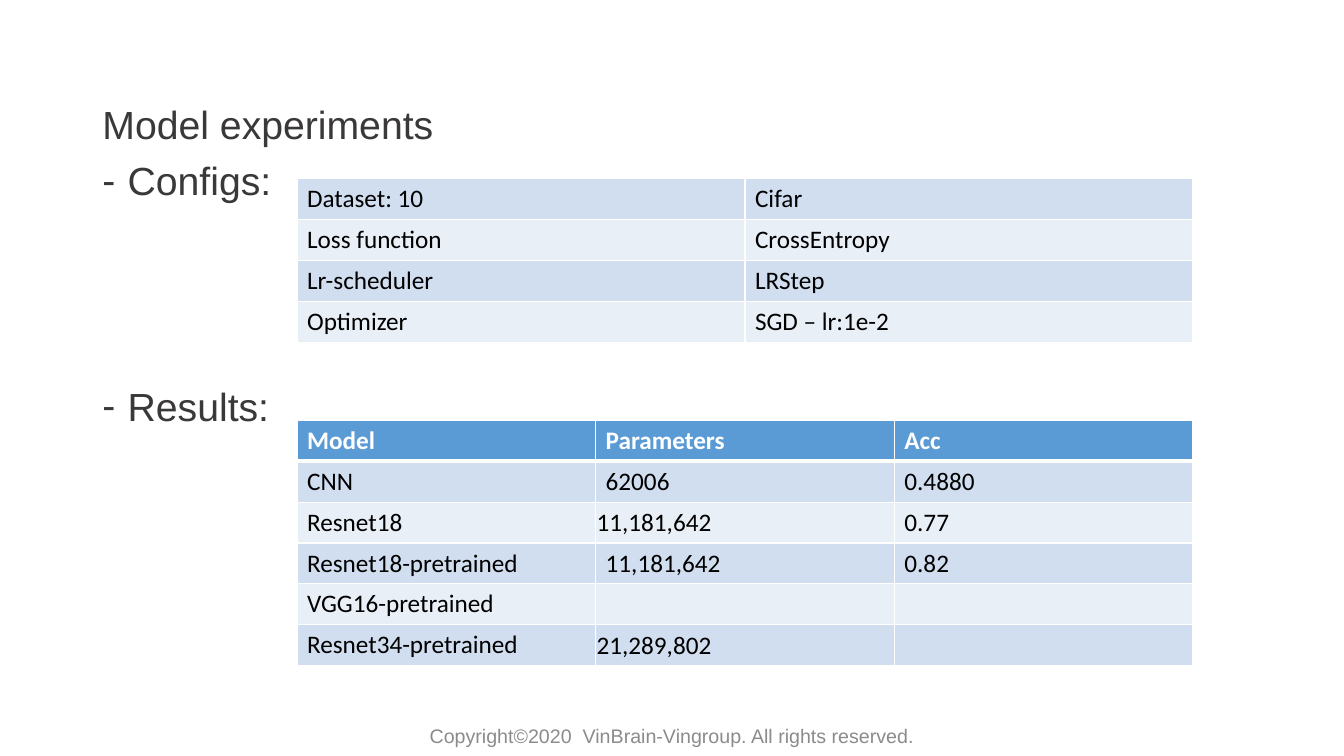
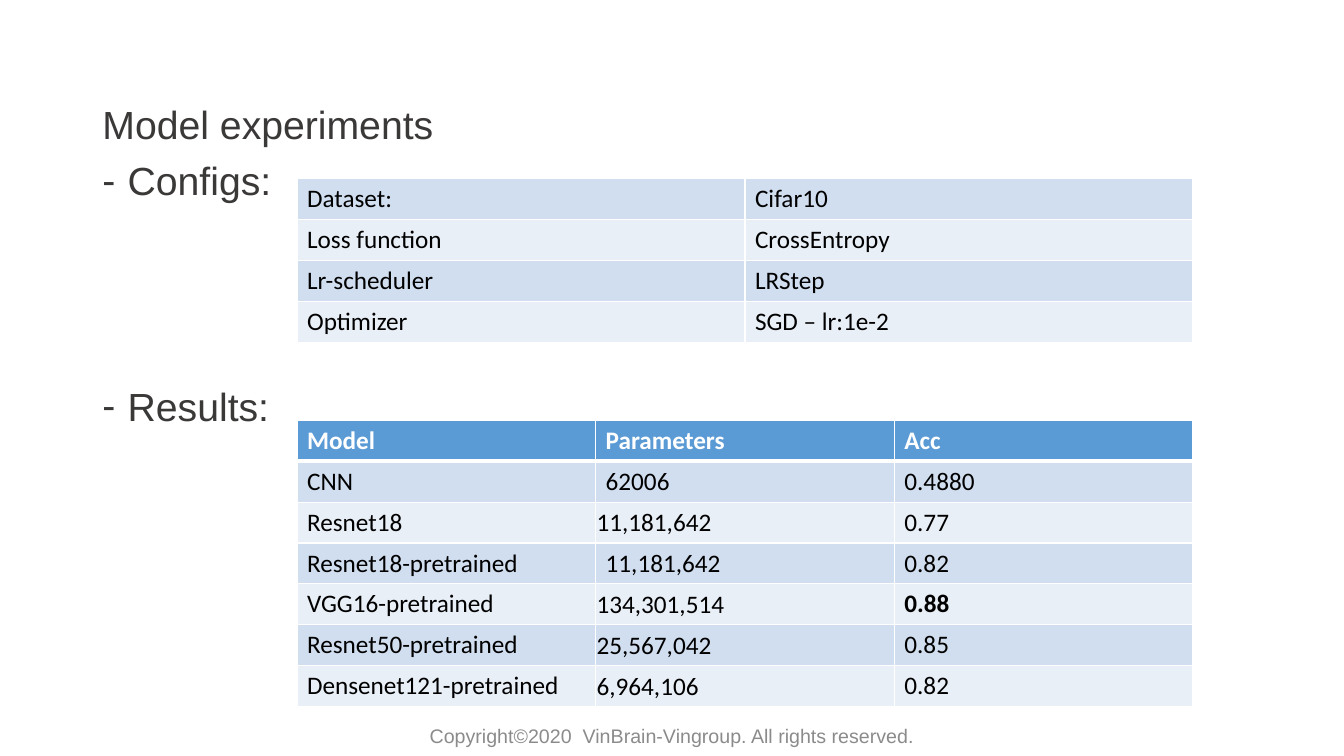
Before and after one commit to huyentls1114/vinbrain-internship, a slide deck: slide 4 of mid_term/mid_term.pptx. Drawn at 1344x756 pixels with LibreOffice and Linux fonts; fonts in the diff are those of the drawing; background and template pictures are left out. Boxes give left, top, right and bottom in pixels: in the first picture for what was removed or moved away, otherwise in the second. Text is boxed around its words. In the diff, an @@ line names an element or a change of style, - is before the commit and + after.

```diff
--- a/mid_term/mid_term.pptx
+++ b/mid_term/mid_term.pptx
@@ table at (x1=297, y1=178, x2=1193, y2=342) @@
-row 1, column 1: Dataset: 10
+row 1, column 1: Dataset:
-row 1, column 2: Cifar
+row 1, column 2: Cifar10
@@ table at (x1=297, y1=420, x2=1193, y2=707) @@
-row 5: VGG16-pretrained |  | 
-row 6: Resnet34-pretrained | 21,289,802 | 
+row 5: VGG16-pretrained | 134,301,514 | 0.88
+row 6: Resnet50-pretrained | 25,567,042 | 0.85
+row 7: Densenet121-pretrained | 6,964,106 | 0.82
```
Also in this commit, not shown: 1 other slide changed, 2 other files.
